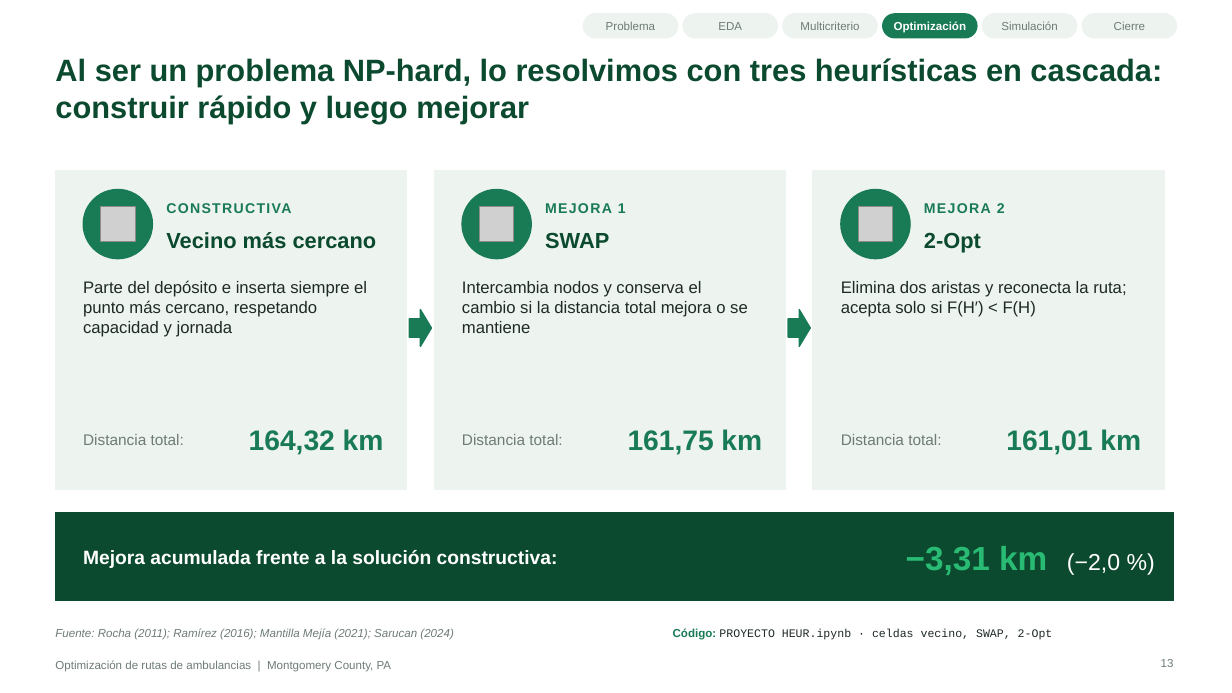
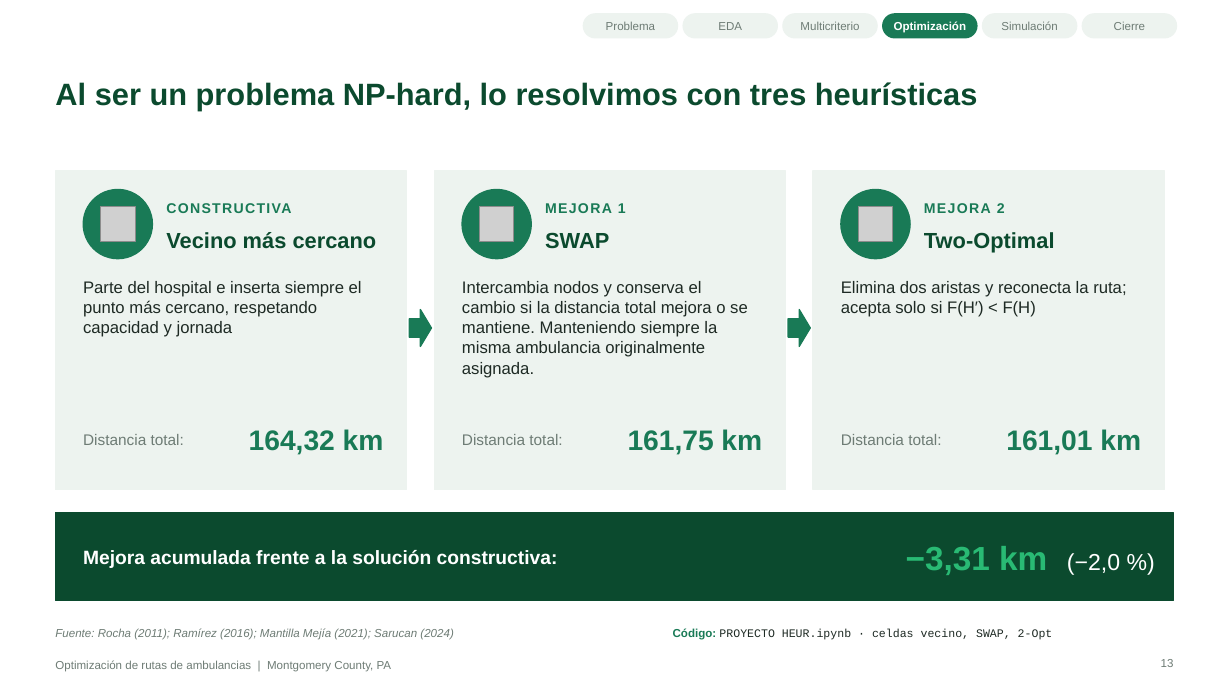
Before and after one commit to juan-aguilera/Proyecto-TDEM, a slide deck: slide 13 of Presentacion_Rutas_Ambulancias.pptx. Drawn at 1232x693 pixels with LibreOffice and Linux fonts; fonts in the diff are those of the drawing; grey boxes stand for pictures; background and template pictures are left out. Boxes give left, top, right and bottom in pixels: in the first picture for what was removed or moved away, otherwise in the second. Text is boxed around its words. In the diff, an @@ line names an element or a change of style, - is before the commit and + after.

```diff
--- a/Presentacion_Rutas_Ambulancias.pptx
+++ b/Presentacion_Rutas_Ambulancias.pptx
@@ title at (55, 82, 978, 111): text changed @@
-Al ser un problema NP-hard, lo resolvimos con tres heurísticas en cascada: construir rápido y luego mejorar
+Al ser un problema NP-hard, lo resolvimos con tres heurísticas
@@ text at (924, 232, 1055, 253): text changed @@
-2-Opt
+Two-Optimal
@@ text at (83, 281, 362, 337): text changed @@
-Parte del depósito e inserta siempre el punto más cercano, respetando capacidad y jornada
+Parte del hospital e inserta siempre el punto más cercano, respetando capacidad y jornada
@@ text at (462, 281, 748, 378): text changed @@
-Intercambia nodos y conserva el cambio si la distancia total mejora o se mantiene
+Intercambia nodos y conserva el cambio si la distancia total mejora o se mantiene. Manteniendo siempre la misma ambulancia originalmente asignada.
```
Also in this commit, not shown: 15 other slides changed.
